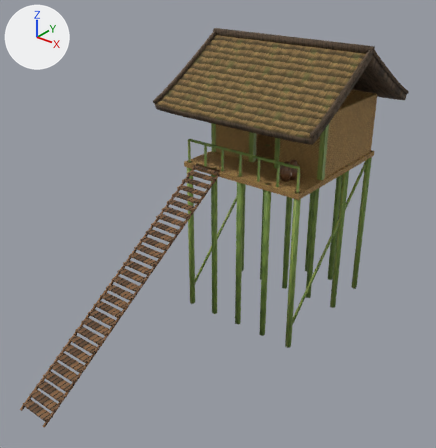
Renders of the glTF model godot/assets/environment/forest_watchpost.glb from each side of a commit.
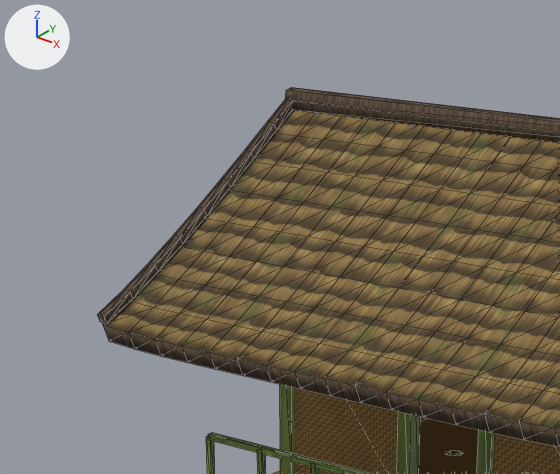
The first picture shows the older version from a 50 mm lens placed at (12.53, -20.58, 14.22), pointed at (0.12, -5.07, 4.61). The close-ups show the older and then the newer version on the part from 28% to 69% of the width and 0% to 34% of the height of that picture. Only the edits that show in the close-ups are written down. The lights are fixed; the arrows at upper left show +X, +Y and +Z. The close-ups show mesh edges as thin lines. Objects named as collision shapes, trigger or cutter boxes, shadow casters or lower levels of detail are left out. Vertices at exactly the same position are counted once.

In view in the first close-up: 'Floor', 'Frame', 'Thatch', 'ThatchRidge', 'Walls' and 1 more.
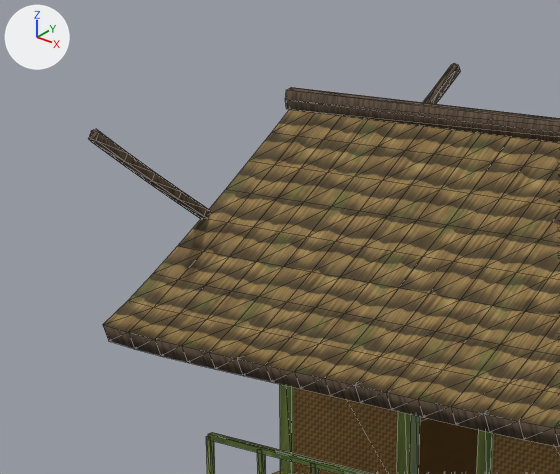
What differs and where, as boxes (x1, y1, x2, y2) in the close-ups (560 x 474 px):
'ThatchRidge', reshaped: before (97, 87, 560, 324); after (89, 63, 560, 219)
part 1 of me_thatchridge, rebuilt: before (97, 98, 293, 324); after (89, 63, 460, 219)

Diff of the bpy script that builds the scene:
```diff
--- a/godot/assets/environment/forest_watchpost.glb.py
+++ b/godot/assets/environment/forest_watchpost.glb.py
@@ me_thatchridge @@
 # used by ob_thatchridge; location = (0.0, 0.0, 0.0)
-me_thatchridge.from_pydata(...)  # 232 vertices, 444 faces; spans x -3.46..3.46, y -4.53..2.93, z 8.35..10.7
+me_thatchridge.from_pydata(...)  # 220 vertices, 428 faces; spans x -3.46..3.46, y -4.54..2.94, z 8.34..10.7
+# me_thatchridge part 1: the loose piece of 54 vertices spanning x -3.46..-3.34, y -4.53..-0.76, z 8.35..10.64 is rebuilt with 102 vertices and now spans x -3.46..-3.34, y -4.54..2.94, z 8.34..10.64
+# other edits to the shape of me_thatchridge do not show in these pictures
 me_thatchridge.materials.append(mat_log_bark)
```
